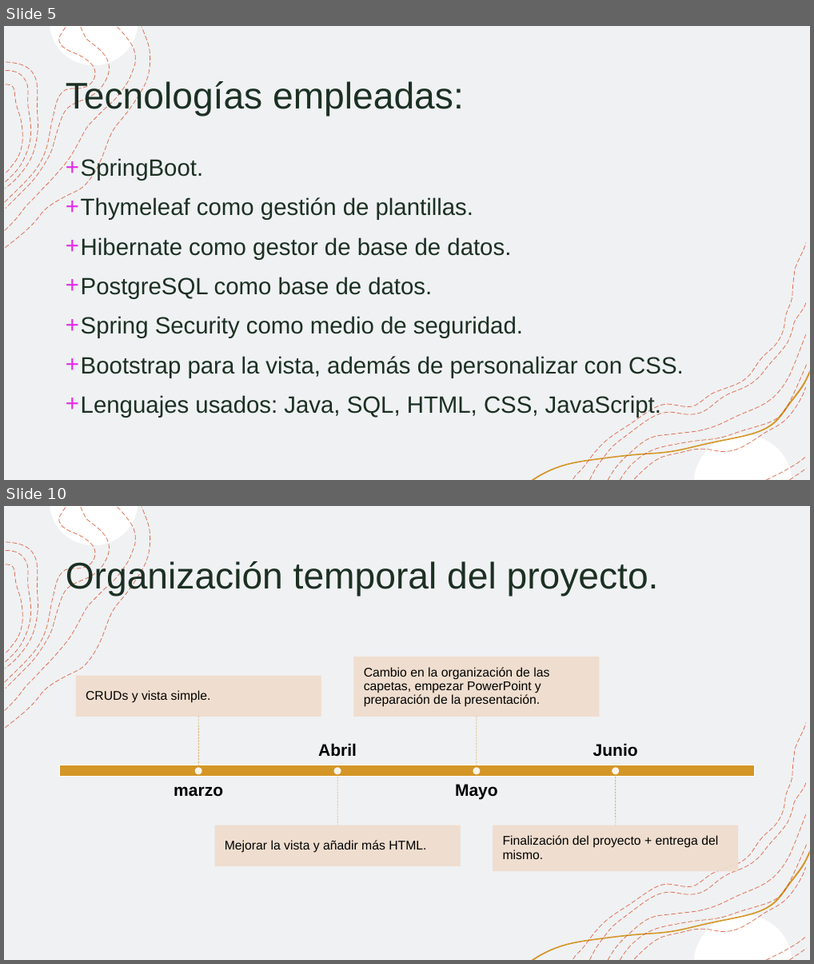
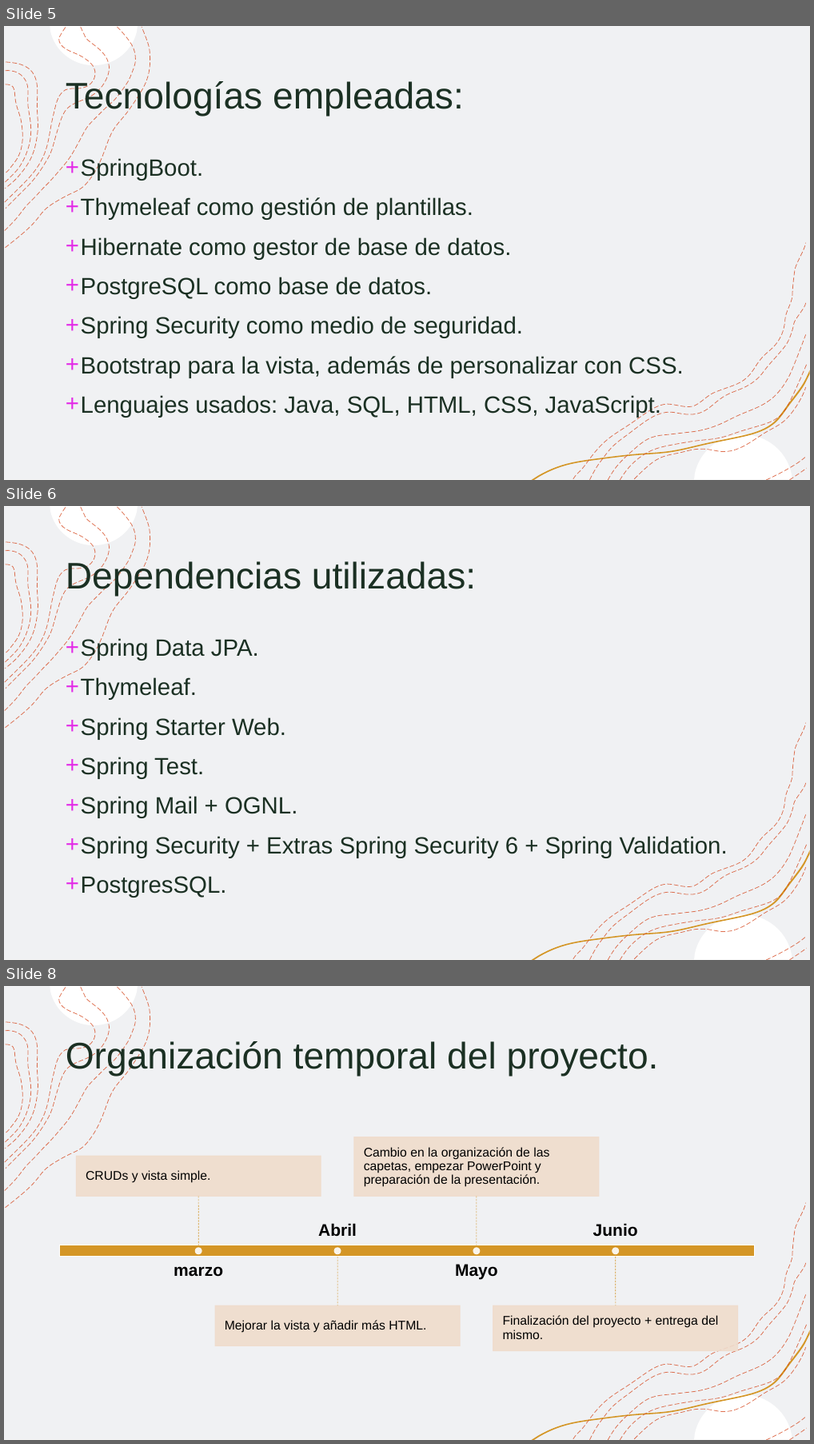
Before and after one commit to maribalo043/ProyectoFinalCurso, a slide deck: PowerPointFinalCurso.pptx. Shown one above the other, each under a label of ours: slides 5 and 10 before the commit, slides 5, 6 and 8 after it; the slides between them are not shown. The pictures are 814x964 and 814x1444 pixels, drawn with LibreOffice and Linux fonts; fonts in the diff are those of the drawing. Boxes give left, top, right and bottom in pixels: in the first picture for what was removed or moved away, otherwise in the second. Text is boxed around its words. In the diff, an @@ line names an element or a change of style, - is before the commit and + after.

```diff
--- a/PowerPointFinalCurso.pptx
+++ b/PowerPointFinalCurso.pptx
@@ slide 6 added at (x1=4, y1=506, x2=810, y2=960), background #FFFFFF; not listed: 18 template elements that a slide beside it also shows @@
@@ title added at (x1=66, y1=560, x2=476, y2=596), 44 pt, text #1B3023 @@
+Dependencias utilizadas:
@@ text added at (x1=81, y1=638, x2=728, y2=897), 28 pt, text #1B3023 @@
++ Spring Data JPA.
++ Thymeleaf.
++ Spring Starter Web.
++ Spring Test.
++ Spring Mail + OGNL.
++ Spring Security + Extras Spring Security 6 + Spring Validation.
++ PostgresSQL.
@@ what was slide 10 is now slide 8 @@
```
Also in this commit, not shown: 2 slides changed, 4 slides removed, 16 other files.
